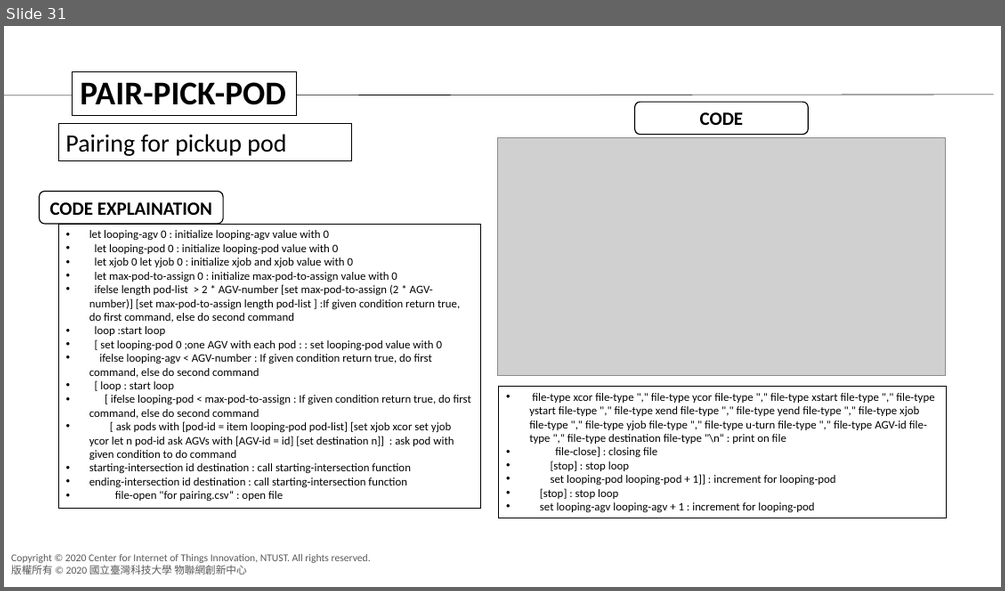
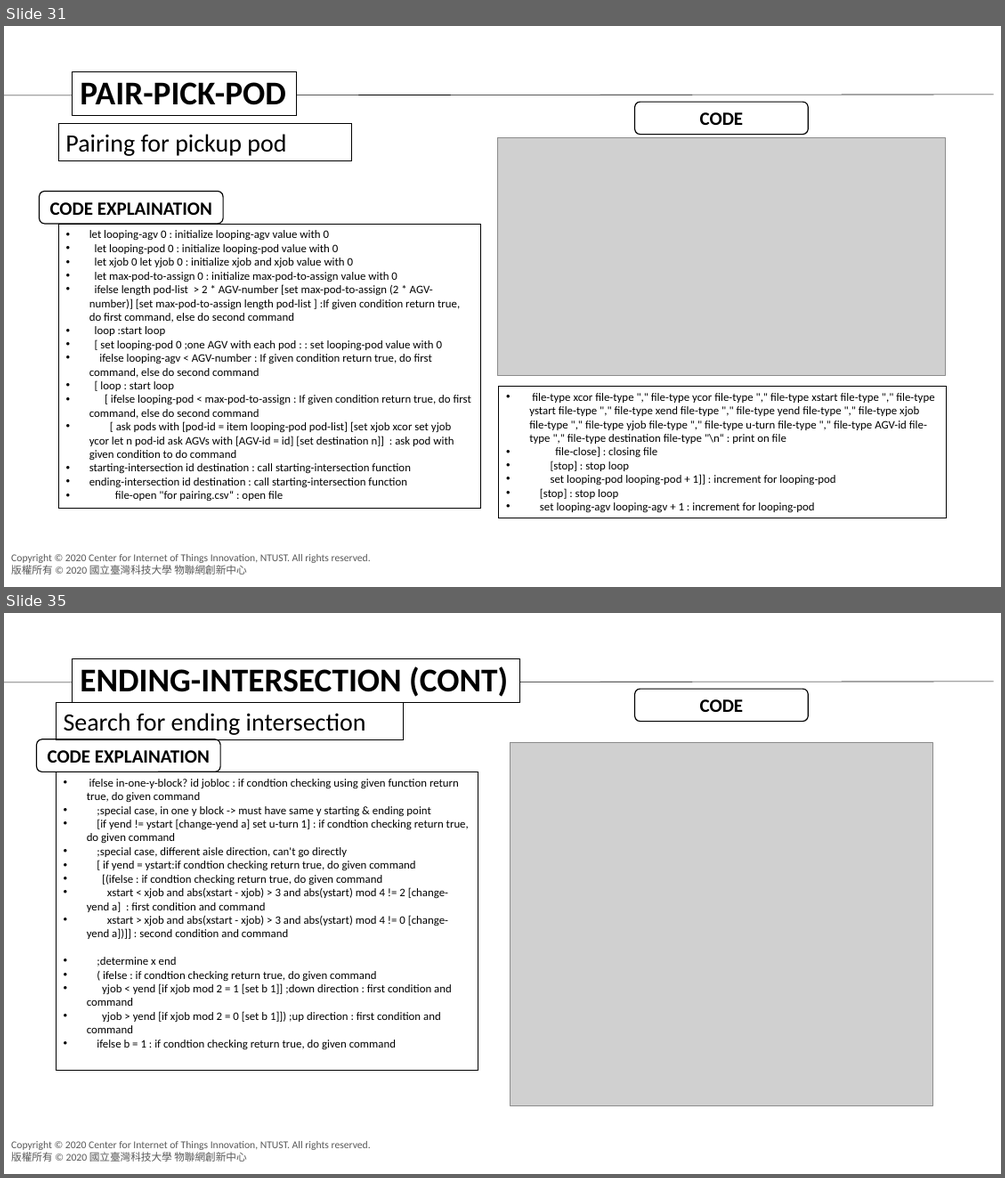
Before and after one commit to agnesyosephine/kiva, a slide deck: Tutorial/Code Learning-Ryanda.pptx. Shown one above the other, each under a label of ours: slide 31 before the commit, slides 31 and 35 after it; the slides between them are not shown. The pictures are 1005x591 and 1005x1178 pixels, drawn with LibreOffice and Linux fonts; fonts in the diff are those of the drawing; grey boxes stand for pictures; background and template pictures are left out. Boxes give left, top, right and bottom in pixels: in the first picture for what was removed or moved away, otherwise in the second. Text is boxed around its words. In the diff, an @@ line names an element or a change of style, - is before the commit and + after.

Commit message:
Second attempt

```diff
--- a/Tutorial/Code Learning-Ryanda.pptx
+++ b/Tutorial/Code Learning-Ryanda.pptx
@@ slide 35 added at (4,613,1001,1174), background #FFFFFF; not listed: 2 template elements that a slide beside it also shows @@
@@ rectangle added at (73,658,521,703), fill #FFFFFF, outline #000000 0.75 pt, 32 pt, text #000000, bold @@
+ENDING-INTERSECTION (CONT)
@@ line added from (4, 682) to (994, 682), #000000 0.5 pt @@
@@ rounded rectangle added at (635,689,809,722), fill #FFFFFF, outline #000000 1 pt, 18 pt, text #000000, bold @@
+CODE
@@ rectangle added at (56,703,404,740), outline #000000 0.75 pt, 24 pt, text #000000 @@
+Search for ending intersection
@@ rounded rectangle added at (36,739,220,772), fill #FFFFFF, outline #000000 1 pt, 18 pt, text #000000, bold @@
+CODE EXPLAINATION
@@ picture added at (510,742,933,1106) @@
@@ rectangle added at (56,771,478,1070), outline #000000 0.75 pt, 11 pt, text #000000 @@
+• ifelse in-one-y-block? id jobloc : if condtion checking using given function return true, do given command
+• ;special case, in one y block -> must have same y starting & ending point
+• [if yend != ystart [change-yend a] set u-turn 1] : if condtion checking return true, do given command
+• ;special case, different aisle direction, can't go directly
+• [ if yend = ystart:if condtion checking return true, do given command
+• [(ifelse : if condtion checking return true, do given command
+• xstart < xjob and abs(xstart - xjob) > 3 and abs(ystart) mod 4 != 2 [change-yend a] : first condition and command
+• xstart > xjob and abs(xstart - xjob) > 3 and abs(ystart) mod 4 != 0 [change-yend a])]] : second condition and command
+• ;determine x end
+• ( ifelse : if condtion checking return true, do given command
+• yjob < yend [if xjob mod 2 = 1 [set b 1]] ;down direction : first condition and command
+• yjob > yend [if xjob mod 2 = 0 [set b 1]]) ;up direction : first condition and command
+• ifelse b = 1 : if condtion checking return true, do given command
```
Also in this commit, not shown: 2 slides changed, 4 other slides added, 3 other files.
